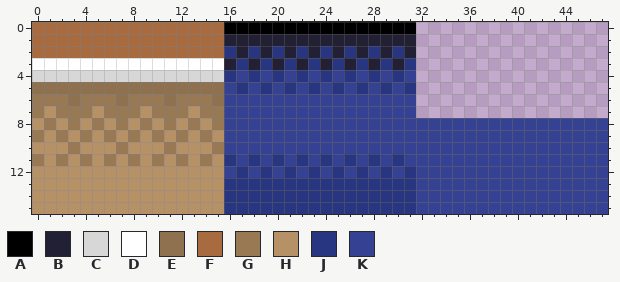
Pixel-art sprite: Assets/World/Court-Sheet.png. The picture above was drawn from the file before the commit.
The file is 48x16 pixels.
Palette (. is transparent): A #000000  B #222034  C #d7d7d7  D #ffffff  E #8f704f  F #a86b3f  G #997854  H #b79166  J #283580  K #354293
Pixels before, first column x 0:
 0 FFFFFFFFFFFFFFFFAAAAAAAAAAAAAAAA................
 1 FFFFFFFFFFFFFFFFBBBBBBBBBBBBBBBB................
 2 FFFFFFFFFFFFFFFFJBJBJBJBJBJBJBJB................
 3 DDDDDDDDDDDDDDDDBJBJBJBJBJBJBJBJ................
 4 CCCCCCCCCCCCCCCCJKJKJKJKJKJKJKJK................
 5 EEEEEEEEEEEEEEEEKJKJKJKJKJKJKJKJ................
 6 GGGEGGGEGGGEGGGEKKKKKKKKKKKKKKKK................
 7 GHGGGHGGGHGGGHGGKKKKKKKKKKKKKKKK................
 8 HGHGHGHGHGHGHGHGKKKKKKKKKKKKKKKKKKKKKKKKKKKKKKKK
 9 GHGHGHGHGHGHGHGHKKKKKKKKKKKKKKKKKKKKKKKKKKKKKKKK
10 HHHGHHHGHHHGHHHGKKKKKKKKKKKKKKKKKKKKKKKKKKKKKKKK
11 GHGHGHGHGHGHGHGHJKJKJKJKJKJKJKJKKKKKKKKKKKKKKKKK
12 HHHHHHHHHHHHHHHHKJKJKJKJKJKJKJKJKKKKKKKKKKKKKKKK
13 HHHHHHHHHHHHHHHHJJJJJJJJJJJJJJJJKKKKKKKKKKKKKKKK
14 HHHHHHHHHHHHHHHHJJJJJJJJJJJJJJJJKKKKKKKKKKKKKKKK
15 HHHHHHHHHHHHHHHHJJJJJJJJJJJJJJJJKKKKKKKKKKKKKKKK
After:
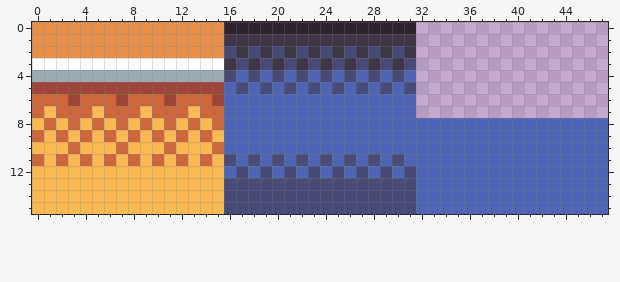
Difference:
colour A: #000000 -> #2e222f
colour B: #222034 -> #3e3546
colour C: #d7d7d7 -> #9babb2
colour E: #8f704f -> #9e4539
colour F: #a86b3f -> #e6904e
colour G: #997854 -> #cd683d
colour H: #b79166 -> #fbb954
colour J: #283580 -> #484a77
colour K: #354293 -> #4d65b4
Where, in picture pixels (left, top, right, bottom), the same in both pictures:
changed: (32, 22, 608, 214)
